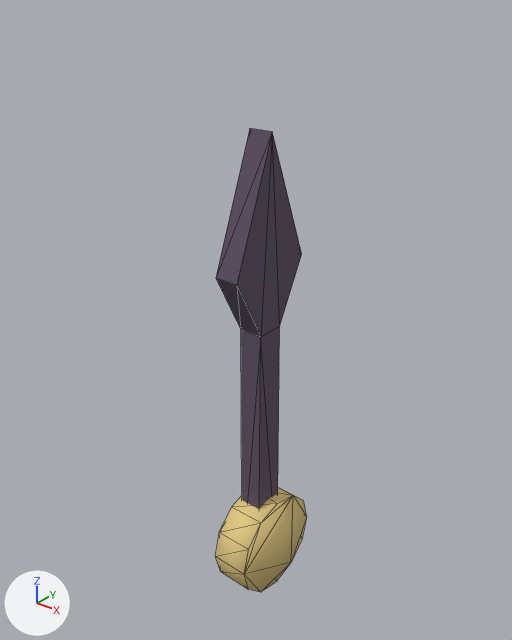
Renders of the glTF model assets/models/clock_minute.glb from each side of a commit.
Before and after are seen from a camera (50 mm lens) standing at (0.0826, -0.1047, 0.1225) and looking at (-0.0026, 0.0018, 0.0564). Every picture has the same lights, and +X, +Y and +Z are marked at lower left. The first picture is the older version. Mesh edges are drawn as thin lines. Vertices at exactly the same position are counted once.

The scene before the commit, as lines of its bpy script (objects in view):
```python
mat_brass = principled_material('brass')
mat_brass.base_color = (0.784, 0.604, 0.235)  # yellow #e5cc85
mat_brass.roughness = 1.0
mat_clockink = principled_material('clockInk')
mat_clockink.base_color = (0.11, 0.0784, 0.125)  # greyish purple #5d4f63
mat_clockink.roughness = 1.0
me_clock_minute = bpy.data.meshes.new('clock_minute')
me_clock_minute.from_pydata(...)  # 38 vertices, 68 faces; spans x -0.0035..0.0053, y -0.0123..0.0123, z -0.0123..0.0969
# faces by material slot: [24, 44]
me_clock_minute.materials.append(mat_clockink)  # greyish purple #5d4f63
me_clock_minute.materials.append(mat_brass)  # yellow #e5cc85
ob_clock_minute = bpy.data.objects.new('clock_minute', me_clock_minute)
ob_clock_minute.location = (0.0, 0.0, 0.0)
```
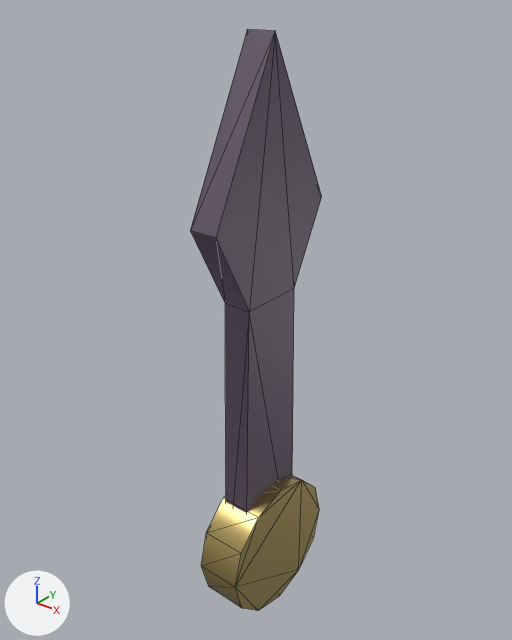
Changed parts and their boxes (x1, y1, x2, y2) in the pictures (512 x 640 px; the box of a moved part takes in the faces that stretch with it):
'clock_minute', recoloured, reshaped (43% wider, 25% taller): before (215, 128, 307, 592); after (190, 29, 322, 611)
part 1 of me_clock_minute, moved or reshaped: before (215, 488, 307, 592); after (201, 475, 319, 611)
part 2 of me_clock_minute, moved or reshaped: before (216, 128, 302, 509); after (190, 29, 322, 513)

What changed in the scene script:
```text
Change mat_clockink:
    where n0 = _N.new('ShaderNodeBsdfPrincipled'); n0.name = 'Principled BSDF'
    remove n0.inputs[0].default_value = (0.11, 0.0784, 0.125, 1.0)  # 'Base Color', greyish purple #5d4f63
    remove n0.inputs[2].default_value = 1.0  # 'Roughness'
    add n2 = _N.new('ShaderNodeMix'); n2.name = 'Mix'
    add n2.data_type = 'RGBA'
    add n2.blend_type = 'MULTIPLY'
    add n2.inputs[0].default_value = 1.0  # 'Factor'
    add n2.inputs[7].default_value = (0.11, 0.0784, 0.125, 1.0)  # 'B', greyish purple #5d4f63
    add n3 = _N.new('ShaderNodeVertexColor'); n3.name = 'Color Attribute'
    add _L.new(n2.outputs[2], n0.inputs[0])  # 'Result' to 'Base Color'
    add _L.new(n3.outputs[0], n2.inputs[6])  # 'Color' to 'A'
Change mat_brass:
    where n0 = _N.new('ShaderNodeBsdfPrincipled'); n0.name = 'Principled BSDF'
    remove n0.inputs[0].default_value = (0.784, 0.604, 0.235, 1.0)  # 'Base Color', yellow #e5cc85
    add n0.inputs[1].default_value = 1.0  # 'Metallic'
    n0.inputs[2].default_value: 1.0 -> 0.3  # 'Roughness'
    add n2 = _N.new('ShaderNodeMix'); n2.name = 'Mix'
    add n2.data_type = 'RGBA'
    add n2.blend_type = 'MULTIPLY'
    add n2.inputs[0].default_value = 1.0  # 'Factor'
    add n2.inputs[7].default_value = (0.784, 0.604, 0.235, 1.0)  # 'B', yellow #e5cc85
    add n3 = _N.new('ShaderNodeVertexColor'); n3.name = 'Color Attribute'
    add _L.new(n2.outputs[2], n0.inputs[0])  # 'Result' to 'Base Color'
    add _L.new(n3.outputs[0], n2.inputs[6])  # 'Color' to 'A'
Change me_clock_minute:
    remove me_clock_minute.from_pydata(...)  # 38 vertices, 68 faces; spans x -0.0035..0.0053, y -0.0123..0.0123, z -0.0123..0.0969
    add me_clock_minute.from_pydata(...)  # 38 vertices, 68 faces; spans x -0.0041..0.0062, y -0.0166..0.0166, z -0.0166..0.114
    me_clock_minute part 1: the loose piece of 24 vertices spanning x -0.0035..0.0053, y -0.0123..0.0123, z -0.0123..0.0123 is scaled about the mesh origin by (1.18, 1.34, 1.34)
    me_clock_minute part 2
    me_clock_minute.vertices[0].co: (0.0026, -0.0037, -0.0106) -> (0.0031, -0.0093, -0.0124)
    me_clock_minute.vertices[1].co: (0.0026, 0.0037, -0.0106) -> (0.0031, 0.0093, -0.0124)
    me_clock_minute.vertices[2].co: (0.0026, 0.0032, 0.0561) -> (0.0031, 0.0075, 0.0634)  # pixel (279, 326) -> pixel (294, 288)
    me_clock_minute.vertices[3].co: (0.0026, 0.0106, 0.07) -> (0.0031, 0.0166, 0.0811)  # pixel (301, 254) -> pixel (321, 196)
    me_clock_minute.vertices[4].co: (0.0026, 0.0, 0.0969) -> (0.0031, 0.0, 0.114)  # pixel (272, 131) -> pixel (275, 30)
    me_clock_minute.vertices[5].co: (0.0026, -0.0106, 0.07) -> (0.0031, -0.0166, 0.0811)  # pixel (236, 285) -> pixel (215, 237)
    me_clock_minute.vertices[6].co: (0.0026, -0.0032, 0.0561) -> (0.0031, -0.0075, 0.0634)  # pixel (260, 337) -> pixel (249, 312)
    me_clock_minute.vertices[7].co: (-0.0026, -0.0037, -0.0106) -> (-0.0031, -0.0093, -0.0124)
    me_clock_minute.vertices[8].co: (-0.0026, 0.0037, -0.0106) -> (-0.0031, 0.0093, -0.0124)
    me_clock_minute.vertices[9].co: (-0.0026, 0.0032, 0.0561) -> (-0.0031, 0.0075, 0.0634)
    me_clock_minute.vertices[10].co: (-0.0026, 0.0106, 0.07) -> (-0.0031, 0.0166, 0.0811)
    me_clock_minute.vertices[11].co: (-0.0026, 0.0, 0.0969) -> (-0.0031, 0.0, 0.114)  # pixel (249, 128) -> pixel (247, 29)
    me_clock_minute.vertices[12].co: (-0.0026, -0.0106, 0.07) -> (-0.0031, -0.0166, 0.0811)  # pixel (215, 278) -> pixel (190, 230)
    me_clock_minute.vertices[13].co: (-0.0026, -0.0032, 0.0561) -> (-0.0031, -0.0075, 0.0634)  # pixel (240, 329) -> pixel (225, 303)
    me_clock_minute part 3: vertex colours changed
```
